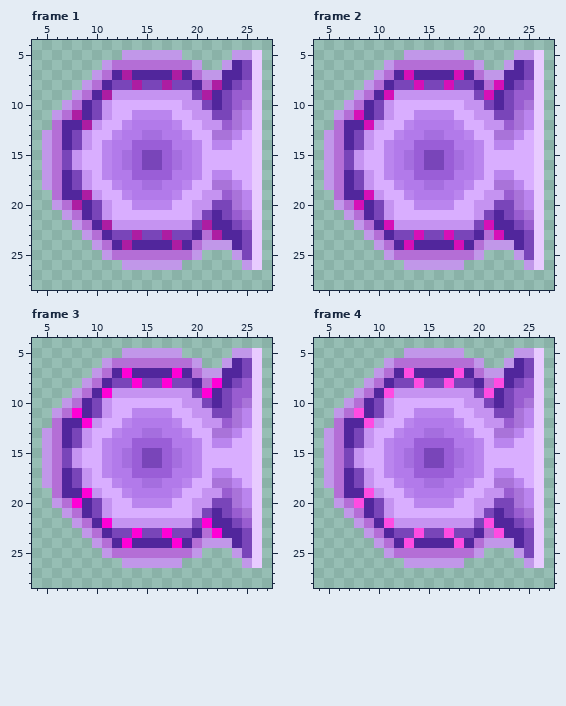
File history of a pixel-art file, Assets/Sprites/Characters/crystalline/CrystalineIdle.aseprite. The picture above is the old version.
32x32 pixels, 7 frames. Colours within 5 levels of each other are drawn and written as one. Shown: frame 1: x 4..27, y 4..28; frame 2: x 4..27, y 4..28; frame 3: x 4..27, y 4..28; frame 4: x 4..27, y 4..28. The commit also changed other frames, which this record leaves out.
Now the later version:
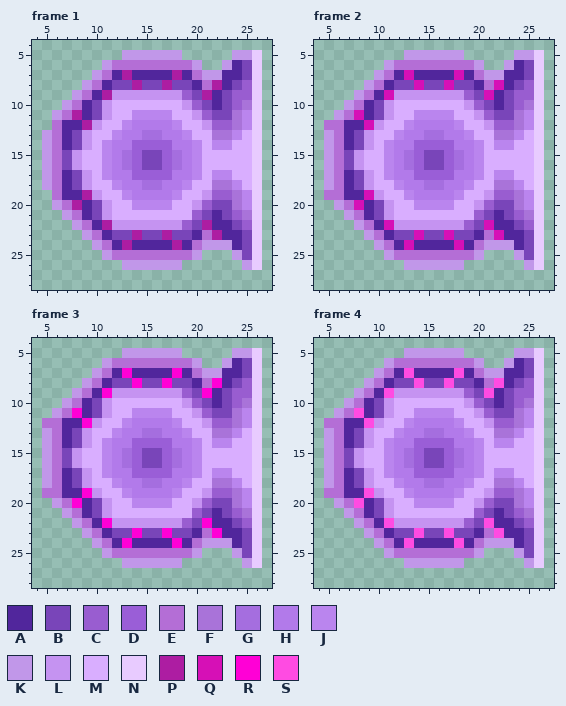
Palette (. is transparent): A #51269c  B #7945b9  C #995dd0  D #9a5ed7  E #b46ed6  F #a973d9  G #a56edf  H #b27aea  J #ba85ee  K #c197e9  L #c593f1  M #d9aeff  N #e8cbff  P #ad1da2  Q #d610b6  R #ff00d6  S #ff4be2
The exact change:
Frame 1:
Colour L gives way to colour C in row 9 at x 19; in row 10 at x 20; in row 11 at x 21; in row 12 at x 22; in row 19 at x 22; in row 20 at x 21.
Colour L gives way to colour C in row 21 at x 20; in row 22 at x 19.
Frame 2:
Colour L gives way to colour C in row 9 at x 19; in row 10 at x 20; in row 11 at x 21; in row 12 at x 22; in row 19 at x 22; in row 20 at x 21.
Colour L gives way to colour C in row 21 at x 20; in row 22 at x 19.
The edit adds colour E in row 12 at x 5; in row 19 at x 5.
Frame 3: the same change as frame 2
Frame 4: the same change as frame 2
